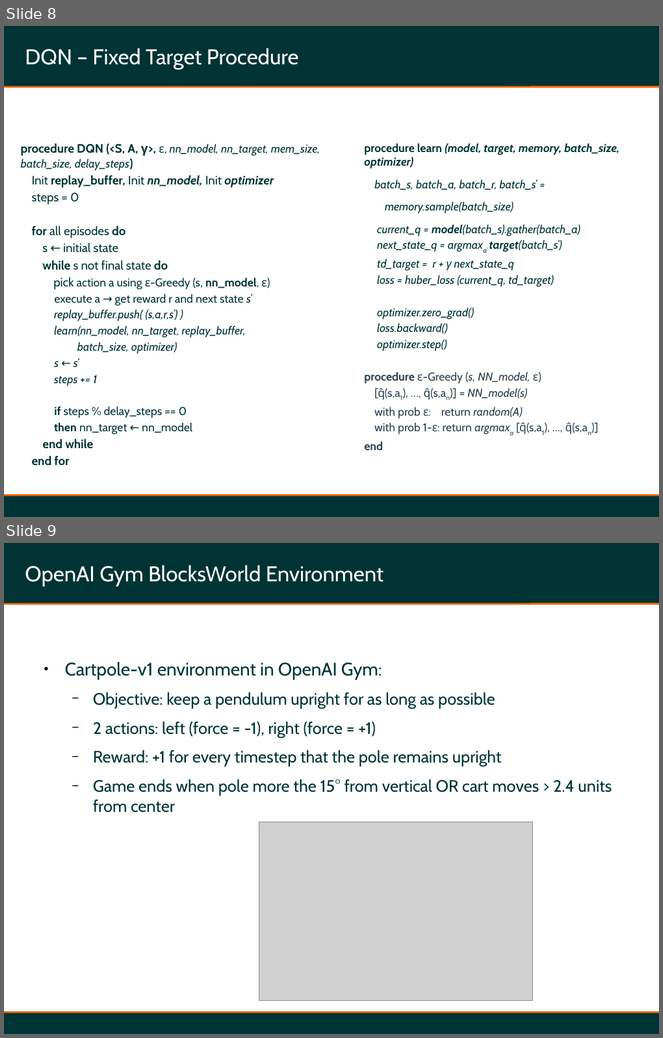
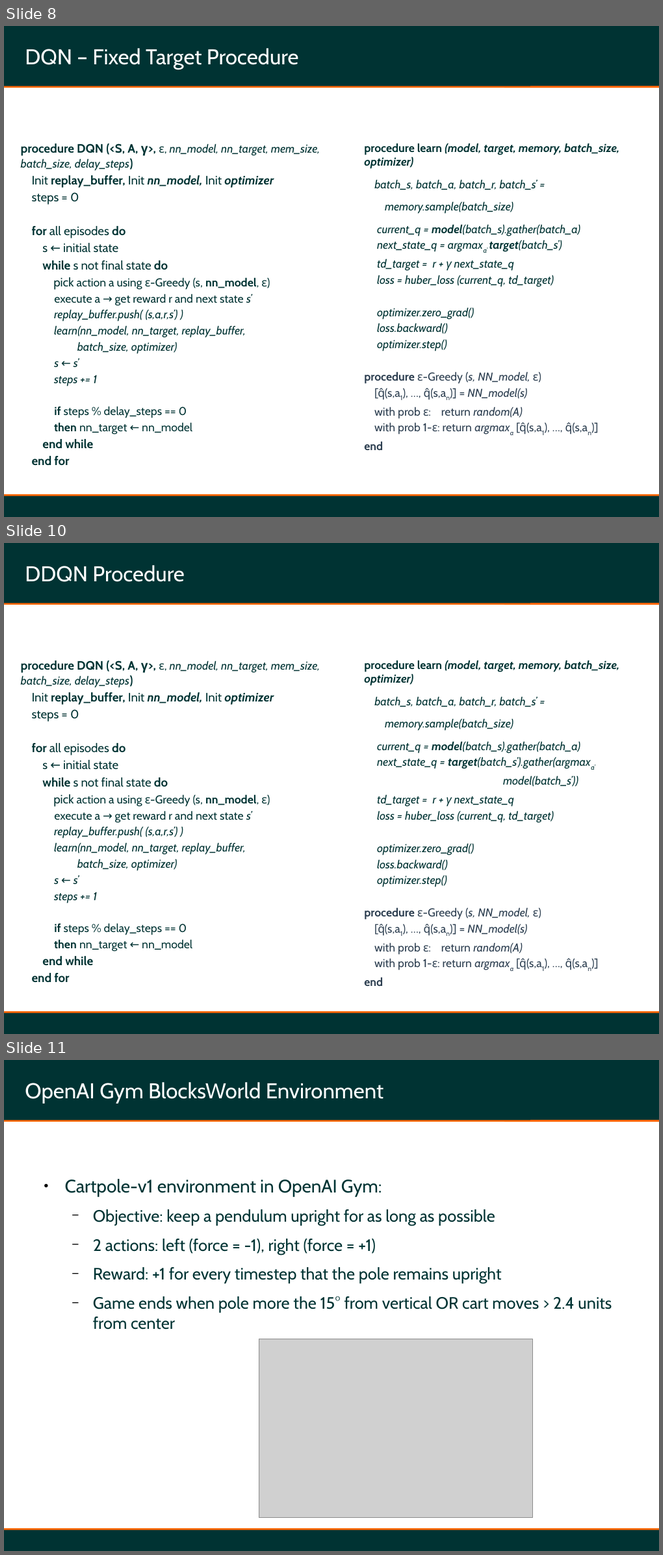
Before and after one commit to cs-pub-ro/MAS, a slide deck: lab7-deep-qlearning/MAS-Lab7-DQN.odp. Shown one above the other, each under a label of ours: slides 8 and 9 before the commit, slides 8, 10 and 11 after it; the slides between them are not shown. The pictures are 663x1038 and 663x1555 pixels, drawn with LibreOffice and Linux fonts; fonts in the diff are those of the drawing; grey boxes stand for pictures. Boxes give left, top, right and bottom in pixels: in the first picture for what was removed or moved away, otherwise in the second. Text is boxed around its words. In the diff, an @@ line names an element or a change of style, - is before the commit and + after.

Commit message:
Adding description of DDQN procedure

```diff
--- a/lab7-deep-qlearning/MAS-Lab7-DQN.odp
+++ b/lab7-deep-qlearning/MAS-Lab7-DQN.odp
@@ slide 10 added at <box>4,543,659,1034</box>, background #FFFFFF; not listed: 4 template elements that a slide beside it also shows @@
@@ title added at <box>4,543,530,603</box>, fill #003333, 26 pt, text #FFFFFF @@
+DDQN Procedure
@@ text added at <box>21,661,320,982</box>, 13.9 pt, text #003333 @@
+procedure DQN (<S, A, γ>, ε, nn_model, nn_target, mem_size, batch_size, delay_steps)
+Init replay_buffer, Init nn_model, Init optimizer
+steps = 0
+for all episodes do
+s ← initial state
+while s not final state do
+pick action a using ε-Greedy (s, nn_model, ε)
+execute a → get reward r and next state s’
+replay_buffer.push( (s,a,r,s’) )
+learn(nn_model, nn_target, replay_buffer,
+batch_size, optimizer)
+s ← s’
+steps += 1
+if steps % delay_steps == 0
+then nn_target ← nn_model
+end while
+end for
@@ text added at <box>364,660,620,986</box>, 13.9 pt, text #003333, italic @@
+procedure learn (model, target, memory, batch_size, optimizer)
+batch_s, batch_a, batch_r, batch_s’ =
+memory.sample(batch_size)
+current_q = model(batch_s).gather(batch_a)
+next_state_q = target(batch_s’).gather(argmaxa’
+model(batch_s’))
+td_target = r + γ next_state_q
+loss = huber_loss (current_q, td_target)
+optimizer.zero_grad()
+loss.backward()
+optimizer.step()
+procedure ε-Greedy (s, NN_model, ε)
+[q̂(s,a1), …, q̂(s,an)] = NN_model(s)
+with prob ε: return random(A)
+with prob 1-ε: return argmaxa [q̂(s,a1), …, q̂(s,an)]
+end
@@ what was slide 9 is now slide 11 @@
```
Also in this commit, not shown: 1 other slide added.
